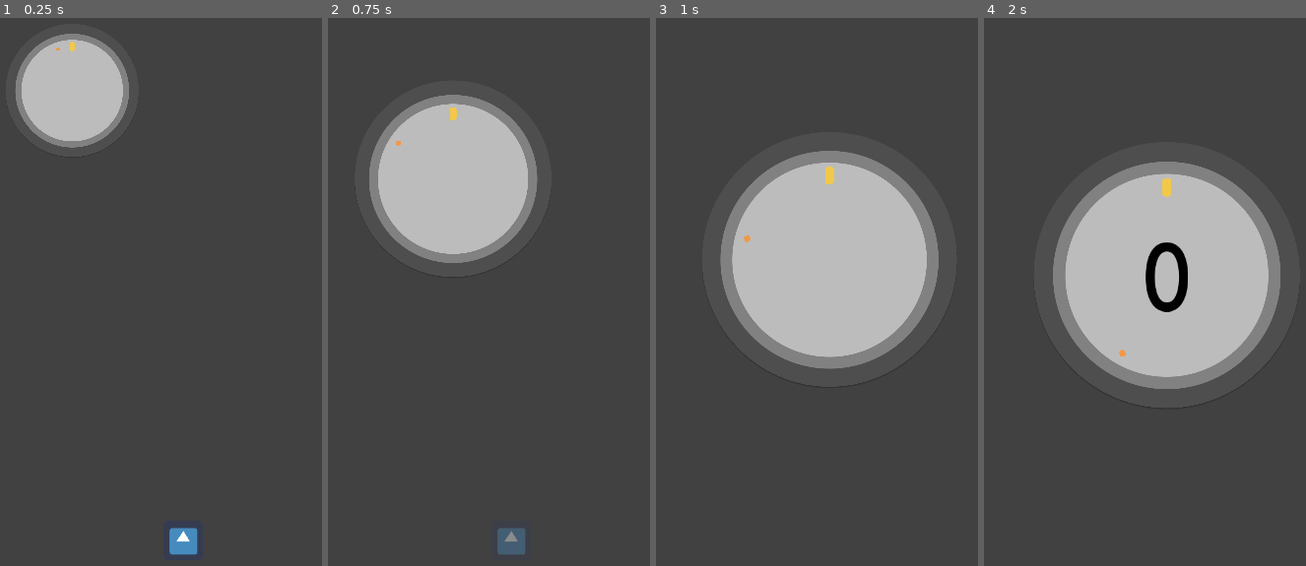
Above: before the commit, frames 1-4 (left to right).
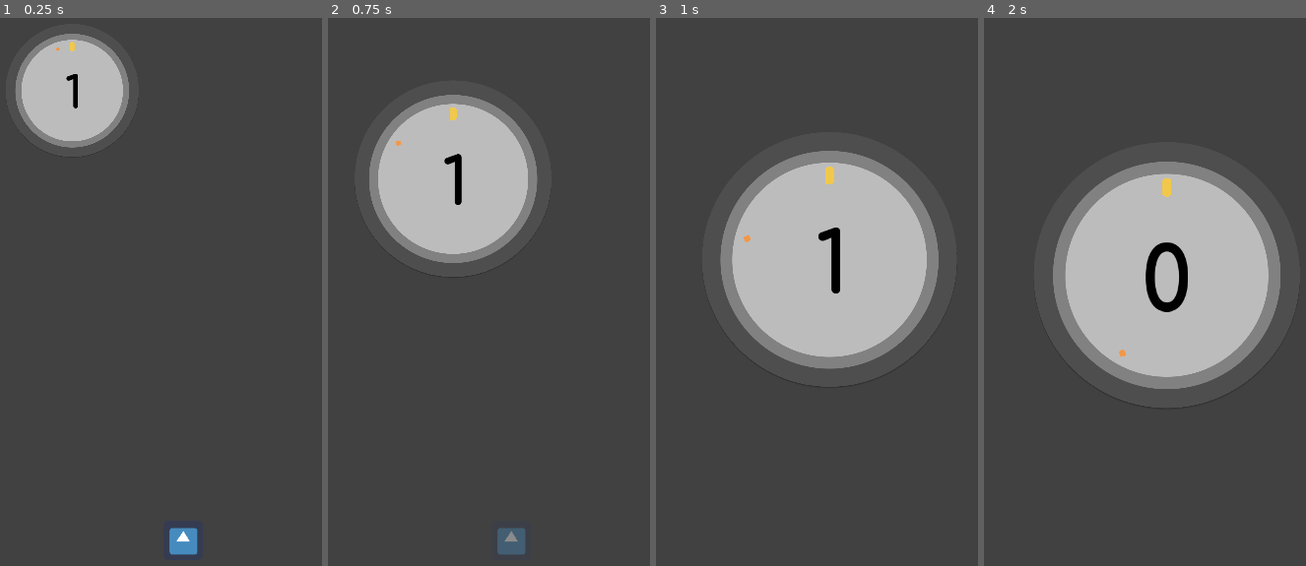
Above: after the commit, the same moments.

Repository: takecare/popthelock
Game: Godot game, scene res://scenes/Start.tscn
Two runs of this game, one before a commit and one after it. Both use one fixed random seed, a clock stepped at 60 frames per second and the inputs below. The engine's default icon, where the game draws it, is replaced by a stand-in: a white triangle on a blue panel in a dark square.
Inputs (mouse positions are in pixels of both pictures, inside the frame that each line leads up to):
- Up to frame 1 (0.25 s): no input
- Up to frame 2 (0.75 s): click (511, 538) at 0.5 s
- Up to frame 3 (1 s): no input
- Up to frame 4 (2 s): tap Enter at 1.25 s; move the mouse to (1264, 259) at 1.27 s; hold W from 1.28 s (still down); click (1264, 259) at 1.35 s

The runs differ from the first frame. In frame 1, 0.1% of the frame differs, in the area x 20-25%, y 10-17%; in frame 2, 0.2%; in frame 3, 0.4%, in the area x 50-58%, y 38-51%; in frame 4, nothing differs.

Commit message:
wip: tween score from 0 to next level

Diff:
--- a/scenes/ScoreLayer.tscn
+++ b/scenes/ScoreLayer.tscn
@@ -108,7 +108,6 @@
 margin_bottom = 121.0
 grow_horizontal = 2
 grow_vertical = 2
-rect_scale = Vector2( 2, 2 )
 rect_pivot_offset = Vector2( 118, 57 )
 size_flags_horizontal = 0
 size_flags_vertical = 0
--- a/scripts/Main.gd
+++ b/scripts/Main.gd
@@ -70,6 +70,8 @@
 
 func increase_level() -> void:
   level += 1
+  if level >= len(progression):
+      return
   count = progression[level]
   print("[MAIN] will increase level: score set to " + str(count))
   score.next_level(count) # score.set_score(count)
--- a/scripts/Score.gd
+++ b/scripts/Score.gd
@@ -9,7 +9,6 @@
 
 func _ready() -> void:
   currentScoreLayer.set_score(score)
-
   currentScoreLayer.visible = true
   nextScoreLayer.visible = false
   var _result = currentScoreLayer.connect("appeared", self, "_current_appeared")
@@ -17,10 +16,9 @@
   _result = nextScoreLayer.connect("appeared", self, "_next_appeared")
   _result = nextScoreLayer.connect("disappeared", self, "_next_disappeared")
 
-func center_on(_point: Vector2):
+func center_on(_point: Vector2) -> void:
   currentScoreLayer.center_on(_point)
   nextScoreLayer.center_on(_point)
-  pass
 
 func get_score() -> int:
   return currentScoreLayer.get_score()
@@ -30,7 +28,7 @@
 
 func set_score(new: int) -> void:
   # we need to check if it's null because the first time this runs,
-  # currentScoreLayer is not set yet
+  # currentScoreLayer is not yet set
   if currentScoreLayer == null:
     return
   print("[SCORE] setting score to "+str(new))
@@ -40,8 +38,7 @@
 func next_level(new: int) -> void:
   print("[SCORE] next level. setting score to "+str(new))
   mode = Mode.NEXT_LEVEL
-  # TODO animate count from 0 to new
-  currentScoreLayer.set_score(new)
+  #currentScoreLayer.set_score(new) #currentScoreLayer.animate_to(new)
   score = new
 
 func increase() -> void:
@@ -71,19 +68,23 @@
   pass
 
 func _next_appeared() -> void:
-  currentScoreLayer.reset()
+  print("[SCORE] next appeared ("+str(score)+"). reseting current and next layers")
+  #currentScoreLayer.reset()
   nextScoreLayer.reset(false)
 
   if mode == Mode.NEXT_LEVEL:
-    currentScoreLayer.set_score(score)
+    #currentScoreLayer.animate_to(score) this is not needed
+    currentScoreLayer.animate_to(score)
     return
 
-  print("[SCORE] animation finished. current score="+str(score))
+  currentScoreLayer.reset()
+
+  var msg = "[SCORE] animation finished. current score="+str(score)+", "
   if mode == Mode.DECREASING:
     set_score(score - 1) # score = score - 1
   else:
     set_score(score + 1) # score = score + 1
-  print("[SCORE] animation finished. setting score to "+str(score))
+  print(msg + " updated to "+str(score))
   currentScoreLayer.set_score(score)
 
 func _next_disappeared() -> void:
--- a/scripts/ScoreLayer.gd
+++ b/scripts/ScoreLayer.gd
@@ -23,6 +23,9 @@
 ]
 
 func _ready() -> void:
+  # reset aniamted properties so it doesn't matter in which position the animation is in (in the editor)
+  $HBoxContainer.rect_scale = Vector2(1, 1)
+  $HBoxContainer.modulate = Color(1, 1, 1, 1)
   update()
 
 # TODO is this needed/used?
@@ -35,8 +38,27 @@
   return score
 
 func set_score(new: int) -> void:
+  print("[LAYER] setting score to "+str(new))
   score = new
   update()
+
+var enqueuedTween = false
+
+func animate_to(to: int) -> void:
+  reset()
+  print("[LAYER] animating to "+str(to))
+  $Tween.interpolate_property(
+    self,
+    @"score",
+    0, # initial
+    to, # final
+    0.15, # duration
+    Tween.TRANS_LINEAR,
+    Tween.EASE_IN_OUT,
+    0 # delay
+  )
+  $Tween.start()
+  enqueuedTween = true
 
 func appear(ff: bool = false) -> void:
   visible = true
@@ -44,6 +66,7 @@
 
 func _appeared() -> void:
   emit_signal("appeared")
+  #if enqueuedTween: $Tween.start()
 
 func disappear(ff: bool = false) -> void:
   animationPlayer.play("Disappear", -1, 2.0 if ff else 1.0)
@@ -85,9 +108,6 @@
     digit2.visible = true
     digit3.visible = true
 
-#func increase():
-#  set_score(score + 1)
-
 func _unhandled_key_input(event: InputEventKey) -> void:
   if event.echo || event.pressed: return
   if event.scancode == KEY_V:
Not shown: 1 places in scenes/Main.tscn that only renumber resources
